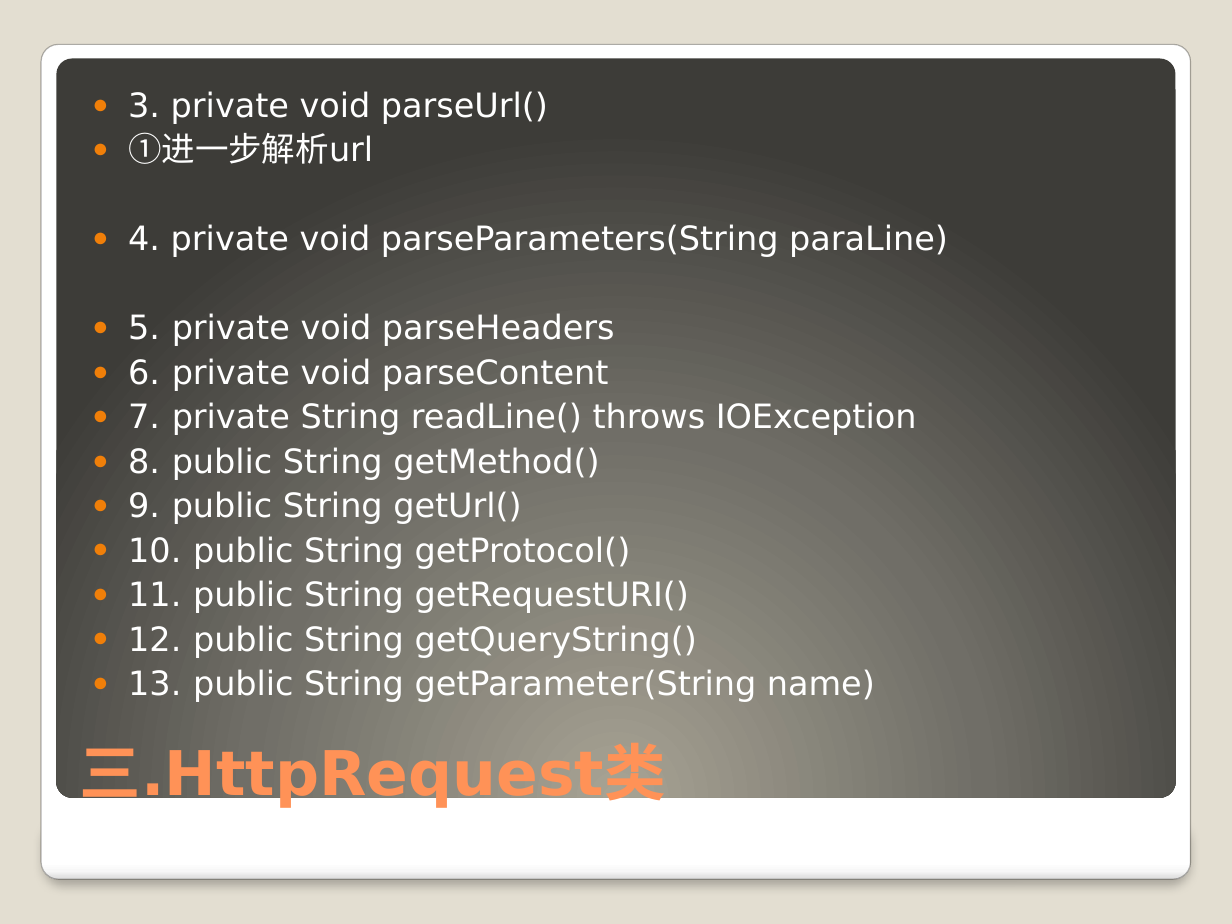
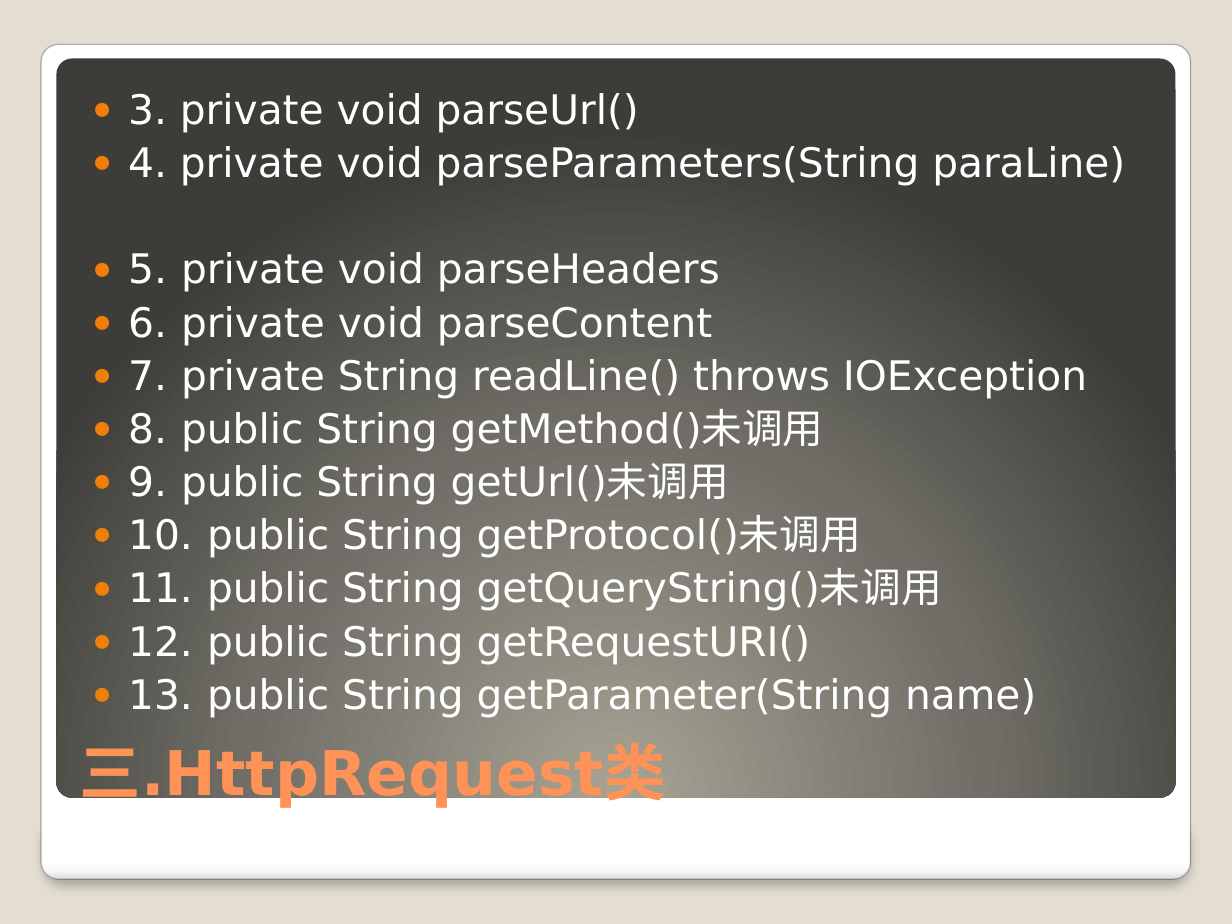
Before and after one commit to 2419931696/learngit, a slide deck: slide 14 of WebServer.pptx (slide 12 before the commit). Drawn at 1232x924 pixels with LibreOffice and Linux fonts; fonts in the diff are those of the drawing. Boxes give left, top, right and bottom in pixels: in the first picture for what was removed or moved away, otherwise in the second. Text is boxed around its words. In the diff, an @@ line names an element or a change of style, - is before the commit and + after.

```diff
--- a/WebServer.pptx
+++ b/WebServer.pptx
@@ text at (x1=128, y1=93, x2=1125, y2=717): size 19.6 to 23.8 pt in "3. private void parseUrl()", "4. private void parseParameters(String paraLine)", "5. private void parseHeaders", "6. private void parseContent" and 2 more places @@
@@ text at (x1=128, y1=132, x2=373, y2=164): paragraph removed @@
-● ①进一步解析url
@@ text at (x1=128, y1=410, x2=942, y2=664): text changed; size 19.6 to 23.8 pt @@
-● 8. public String getMethod()
-● 9. public String getUrl()
-● 10. public String getProtocol()
-● 11. public String getRequestURI()
-● 12. public String getQueryString()
+● 8. public String getMethod()未调用
+● 9. public String getUrl()未调用
+● 10. public String getProtocol()未调用
+● 11. public String getQueryString()未调用
+● 12. public String getRequestURI()
```
Also in this commit, not shown: 13 other slides changed.
